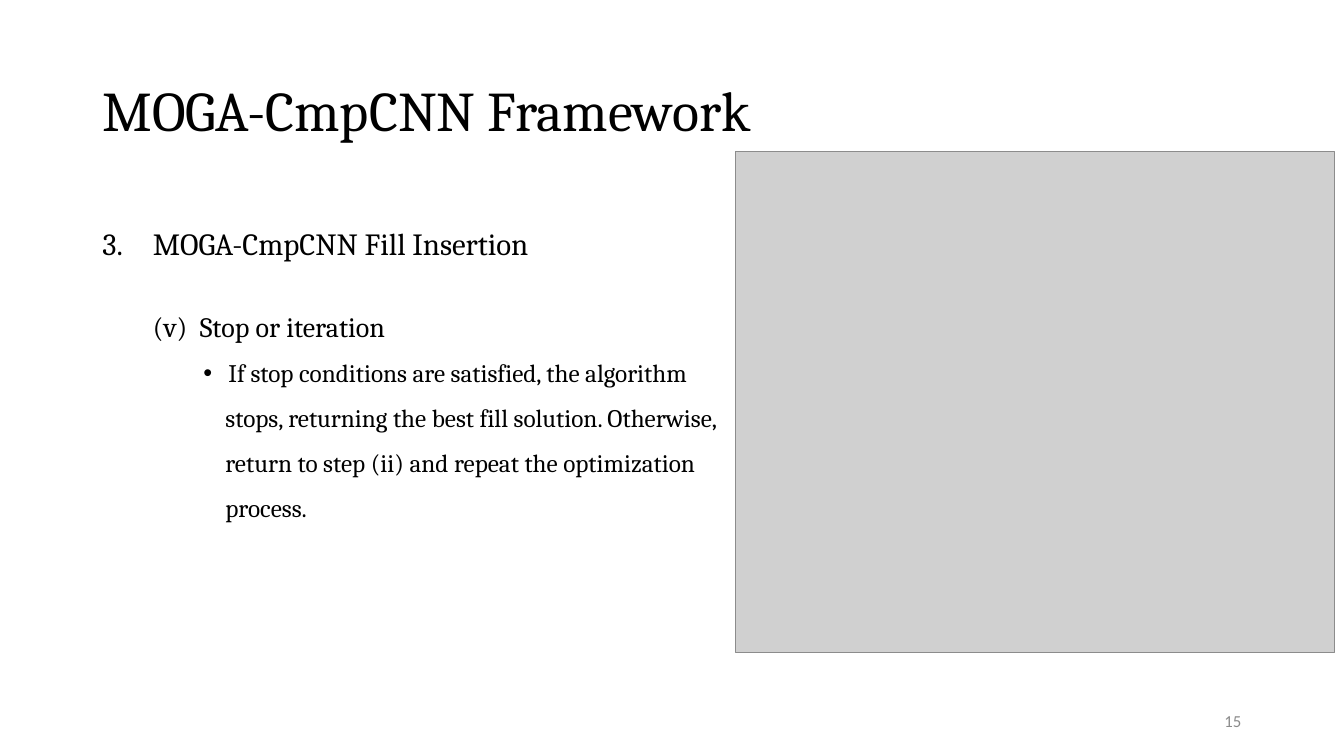
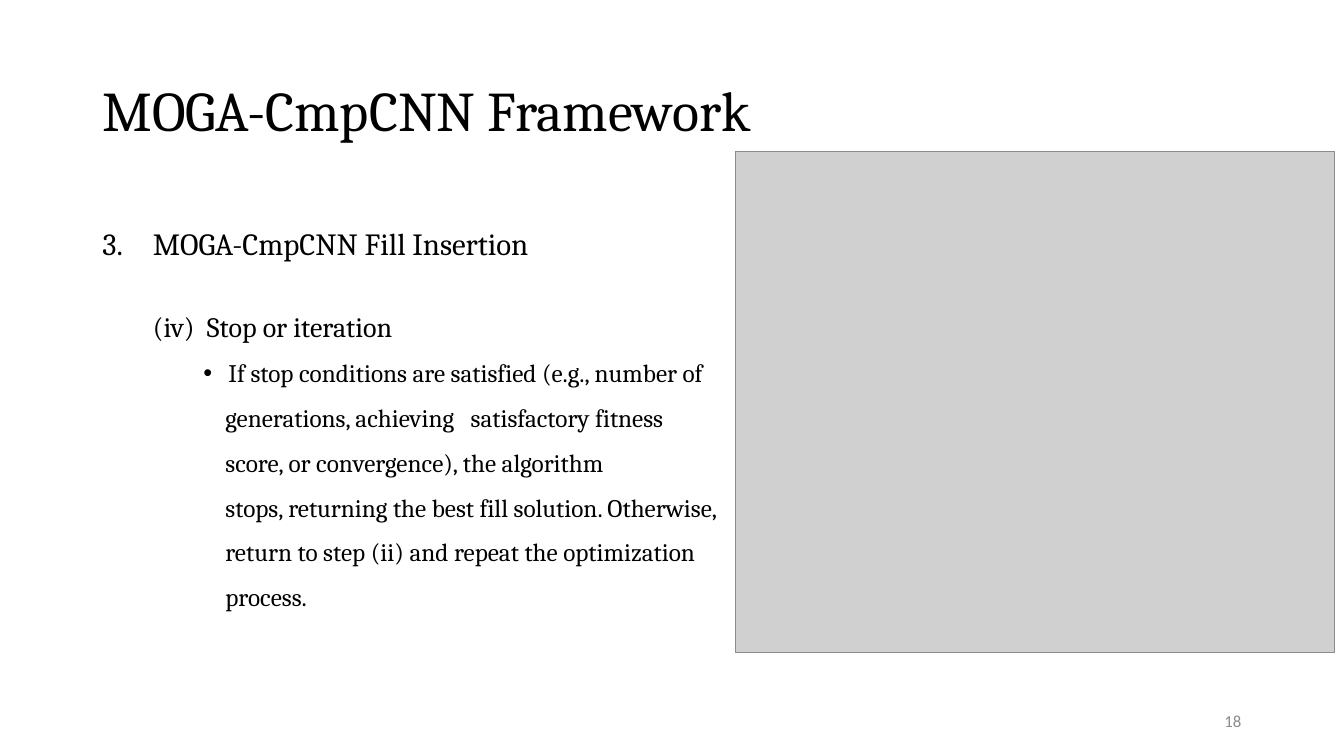
Before and after one commit to Pacific-Feng-Studuies/Studied-Papers, a slide deck: slide 19 of DAC2024/MOGA-CmpCNN/MOGA-CmpCNN A Multi-Objective Genetic Algorithm Intergrated with CmpCNN Model for CMP-Aware Metal Fill.pptx (slide 16 before the commit). Drawn at 1344x756 pixels with LibreOffice and Linux fonts; fonts in the diff are those of the drawing; grey boxes stand for pictures. Boxes give left, top, right and bottom in pixels: in the first picture for what was removed or moved away, otherwise in the second. Text is boxed around its words. In the diff, an @@ line names an element or a change of style, - is before the commit and + after.

```diff
--- a/DAC2024/MOGA-CmpCNN/MOGA-CmpCNN A Multi-Objective Genetic Algorithm Intergrated with CmpCNN Model for CMP-Aware Metal Fill.pptx
+++ b/DAC2024/MOGA-CmpCNN/MOGA-CmpCNN A Multi-Objective Genetic Algorithm Intergrated with CmpCNN Model for CMP-Aware Metal Fill.pptx
@@ text at <box>153,317,703,478</box>: text changed @@
-  (v) Stop or iteration
-    • If stop conditions are satisfied, the algorithm
+  (iv) Stop or iteration
+    • If stop conditions are satisfied (e.g., number of
+    generations, achieving satisfactory fitness
+    score, or convergence), the algorithm
@@ page number at <box>1224,715,1241,727</box>: text changed @@
-15
+18
```
Also in this commit, not shown: 5 other slides changed, 5 slides added, 1 slide removed, 1 other file.
